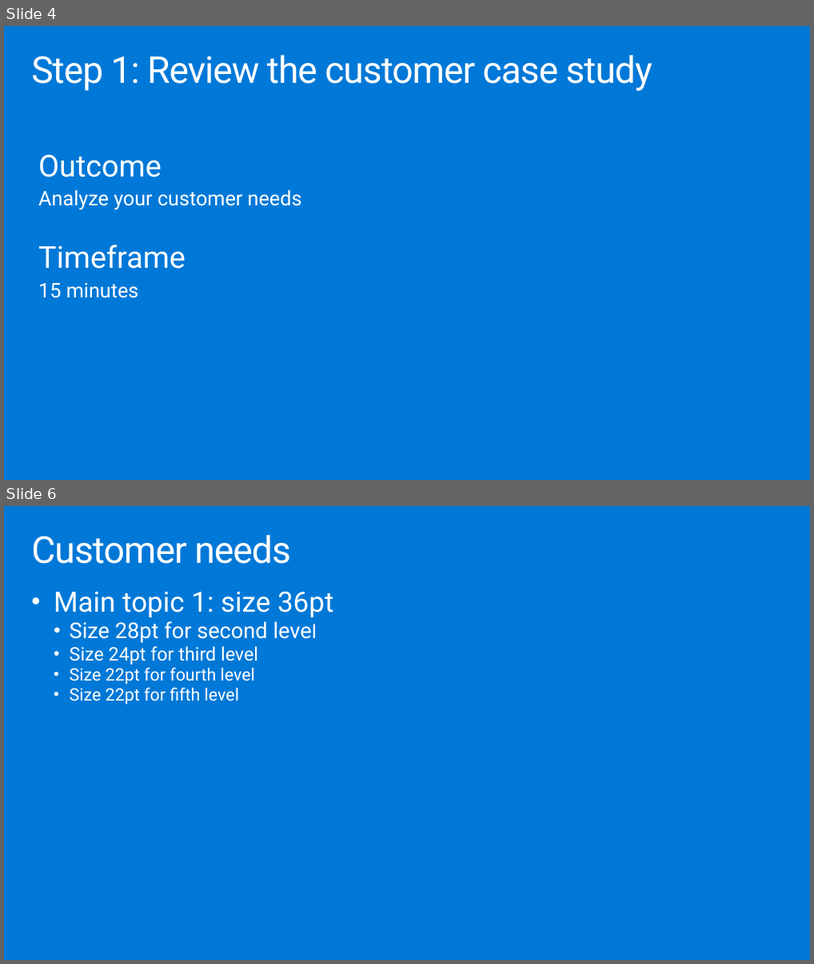
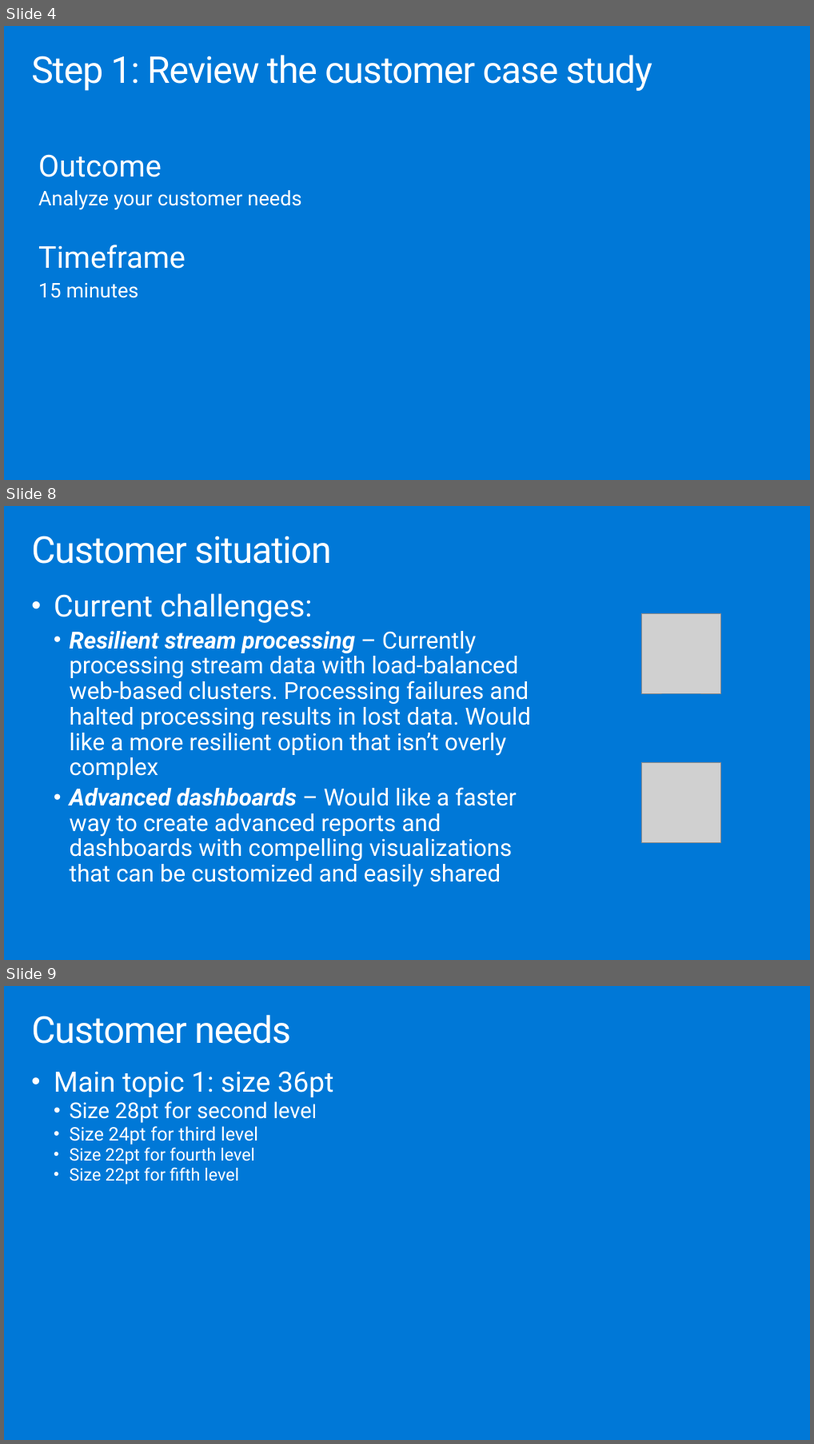
Before and after one commit to solliancenet/MCW-Managed-open-source-databases-on-Azure, a slide deck: Whiteboard design session/WDS trainer presentation - Managed open source databases on Azure.pptx. Shown one above the other, each under a label of ours: slides 4 and 6 before the commit, slides 4, 8 and 9 after it; the slides between them are not shown. The pictures are 814x964 and 814x1444 pixels, drawn with LibreOffice and Linux fonts; fonts in the diff are those of the drawing; grey boxes stand for pictures. Boxes give left, top, right and bottom in pixels: in the first picture for what was removed or moved away, otherwise in the second. Text is boxed around its words. In the diff, an @@ line names an element or a change of style, - is before the commit and + after.

```diff
--- a/Whiteboard design session/WDS trainer presentation - Managed open source databases on Azure.pptx
+++ b/Whiteboard design session/WDS trainer presentation - Managed open source databases on Azure.pptx
@@ slide 8 added at bbox=[4, 506, 810, 960], background #0078D7 @@
@@ title added at bbox=[31, 536, 331, 564], 44.1 pt, text #FFFFFF @@
+Customer situation
@@ text added at bbox=[54, 593, 531, 887], 28 pt, text #FFFFFF @@
+• Current challenges:
+  • Resilient stream processing – Currently processing stream data with load-balanced web-based clusters. Processing failures and halted processing results in lost data. Would like a more resilient option that isn’t overly complex
+  • Advanced dashboards – Would like a faster way to create advanced reports and dashboards with compelling visualizations that can be customized and easily shared
@@ picture added at bbox=[642, 614, 721, 693] @@
@@ picture added at bbox=[642, 763, 721, 842] @@
@@ what was slide 6 is now slide 9 @@
```
Also in this commit, not shown: 5 other slides added, 3 slides removed, 1 other file.
